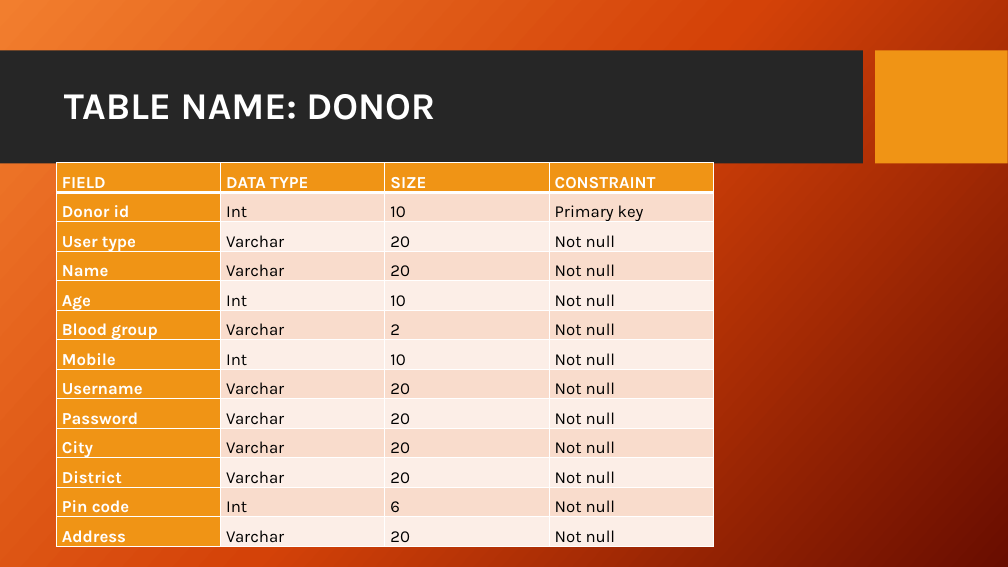
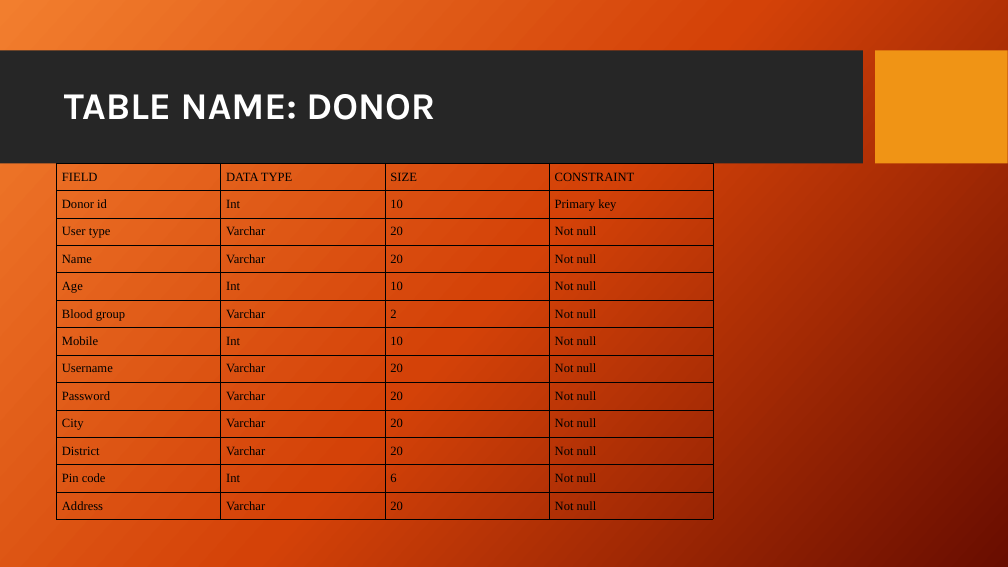
Before and after one commit to gokul18b/2023, a slide deck: slide 13 of batch1/ppt/BLOOD BANK.pptx. Drawn at 1008x567 pixels with LibreOffice and Linux fonts; fonts in the diff are those of the drawing; background and template pictures are left out. Boxes give left, top, right and bottom in pixels: in the first picture for what was removed or moved away, otherwise in the second. Text is boxed around its words. In the diff, an @@ line names an element or a change of style, - is before the commit and + after.

```diff
--- a/batch1/ppt/BLOOD BANK.pptx
+++ b/batch1/ppt/BLOOD BANK.pptx
@@ table at [56, 163, 712, 520] @@
@@ fill #F09415 to none in 16 cells @@
@@ fill #F9DCCC to none in 18 cells @@
@@ fill #FCEEE8 to none in 18 cells @@
@@ size 16 to 12 pt, font Karla to Times New Roman @@
@@ text colour #FFFFFF to #000000, bold off in "FIELD", "DATA TYPE", "SIZE", "CONSTRAINT" and 12 more places @@
@@ borders changed @@
```
Also in this commit, not shown: 5 other slides changed, 46 other files.
